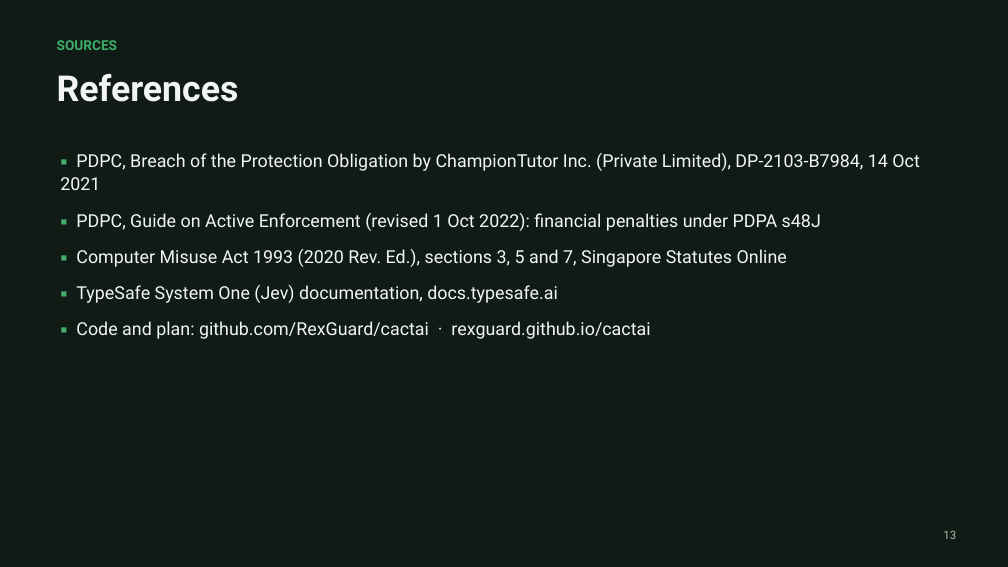
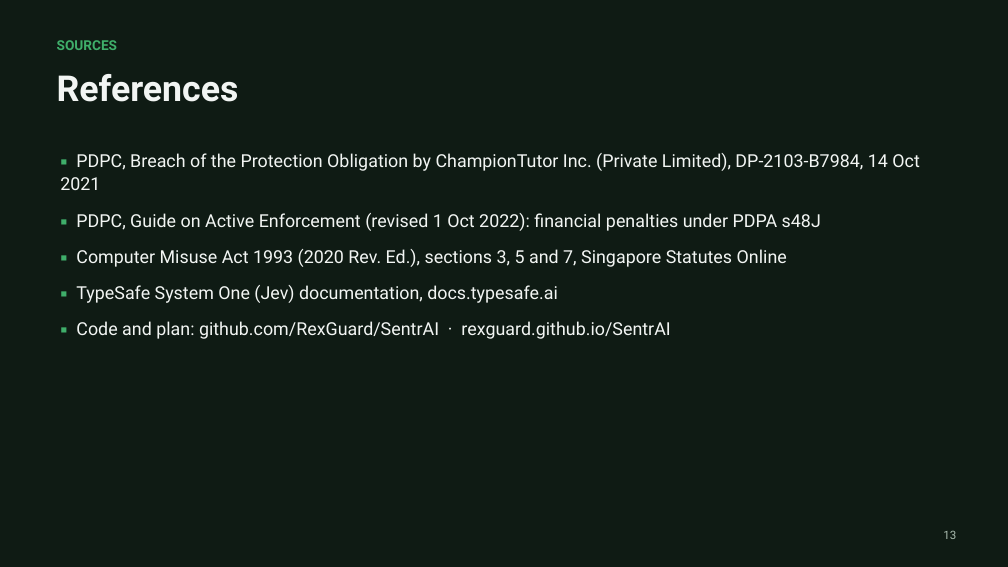
Before and after one commit to RexGuard/SentrAI, a slide deck: slide 13 of mvp/deck/SentrAI.pptx. Drawn at 1008x567 pixels with LibreOffice and Linux fonts; fonts in the diff are those of the drawing. Boxes give left, top, right and bottom in pixels: in the first picture for what was removed or moved away, otherwise in the second. Text is boxed around its words. In the diff, an @@ line names an element or a change of style, - is before the commit and + after.

```diff
--- a/mvp/deck/SentrAI.pptx
+++ b/mvp/deck/SentrAI.pptx
@@ text at (76, 321, 670, 339): text changed @@
-▪ Code and plan: github.com/RexGuard/cactai · rexguard.github.io/cactai
+▪ Code and plan: github.com/RexGuard/SentrAI · rexguard.github.io/SentrAI
```
Also in this commit, not shown: 2 other files.
